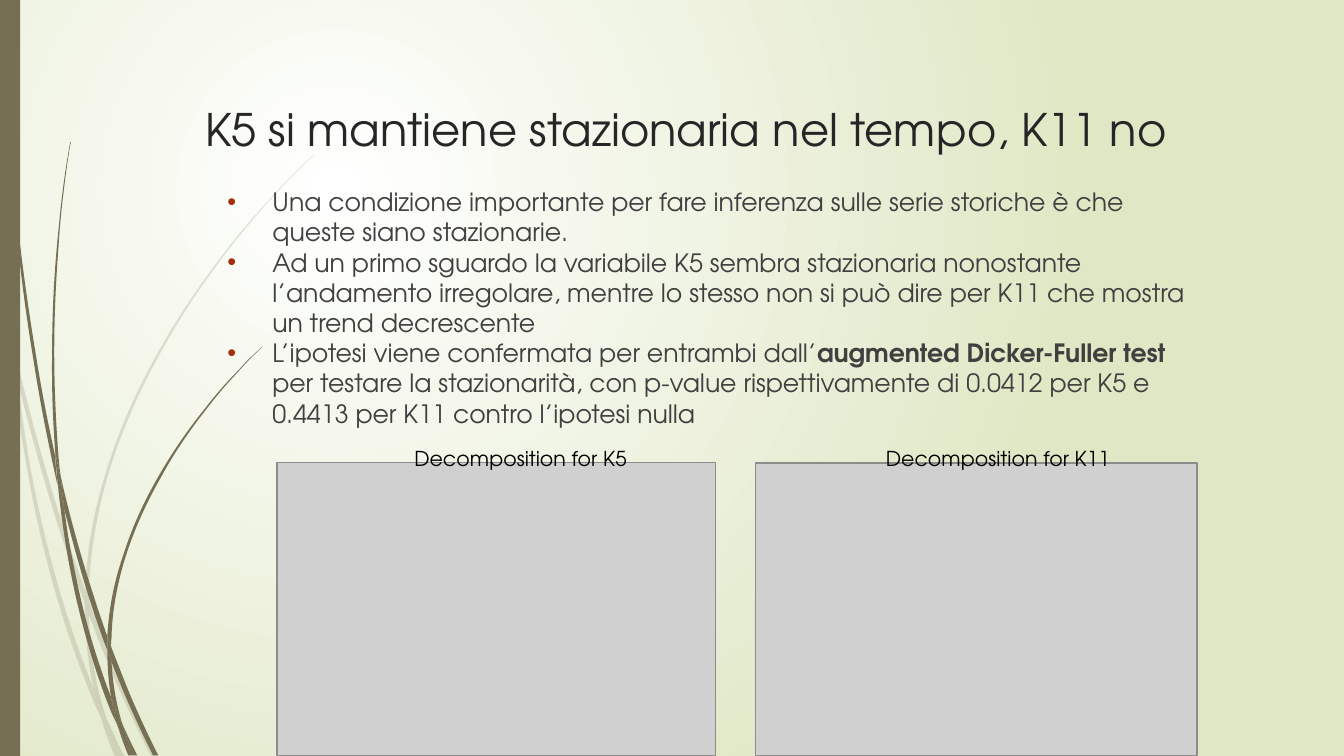
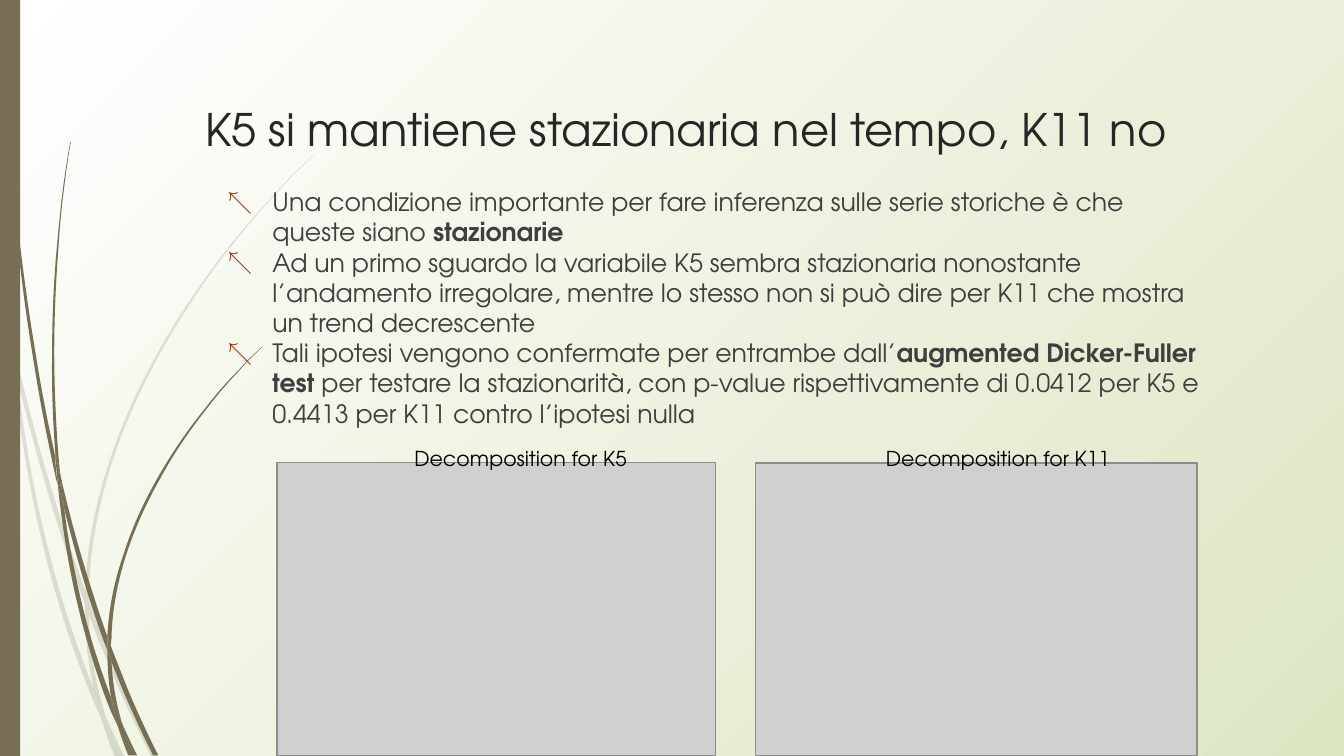
Before and after one commit to lynkx21/BB, a slide deck: slide 9 of BitBang.pptx. Drawn at 1344x756 pixels with LibreOffice and Linux fonts; fonts in the diff are those of the drawing; grey boxes stand for pictures. Boxes give left, top, right and bottom in pixels: in the first picture for what was removed or moved away, otherwise in the second. Text is boxed around its words. In the diff, an @@ line names an element or a change of style, - is before the commit and + after.

```diff
--- a/BitBang.pptx
+++ b/BitBang.pptx
@@ background gradient #FFFFFF to #DFE8C4 to gradient #FFFFFF to #DDE6C3 @@
@@ title "K5 si mantiene stazionaria nel ..." at (205,113,1167,155): indent changed @@
@@ text at (272,192,1124,246): text changed; text colour #404040 to #3F3F3F @@
-• Una condizione importante per fare inferenza sulle serie storiche è che queste siano stazionarie.
+↖ Una condizione importante per fare inferenza sulle serie storiche è che queste siano stazionarie
@@ text at (272,245,1184,344): text colour #404040 to #3F3F3F in "Ad un primo sguardo la variabile K5 ..."; bullet • to ↖ @@
@@ text at (272,342,1198,428): text changed; text colour #404040 to #3F3F3F @@
-• L’ipotesi viene confermata per entrambi dall’augmented Dicker-Fuller test per testare la stazionarità, con p-value rispettivamente di 0.0412 per K5 e 0.4413 per K11 contro l’ipotesi nulla
+↖ Tali ipotesi vengono confermate per entrambe dall’augmented Dicker-Fuller test per testare la stazionarità, con p-value rispettivamente di 0.0412 per K5 e 0.4413 per K11 contro l’ipotesi nulla
@@ text "Decomposition for K11" at (886,451,1110,470): indent changed @@
```
Also in this commit, not shown: 30 other slides changed.
